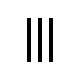
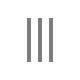
The second 80 × 80 image is a revision of the first. Changes to its layers:
painted on "Shape 1 copy" over [49, 18, 53, 62]
painted on "Shape 1 copy 2" over [27, 18, 31, 62]
painted on "Shape 1" over [38, 18, 42, 62]
